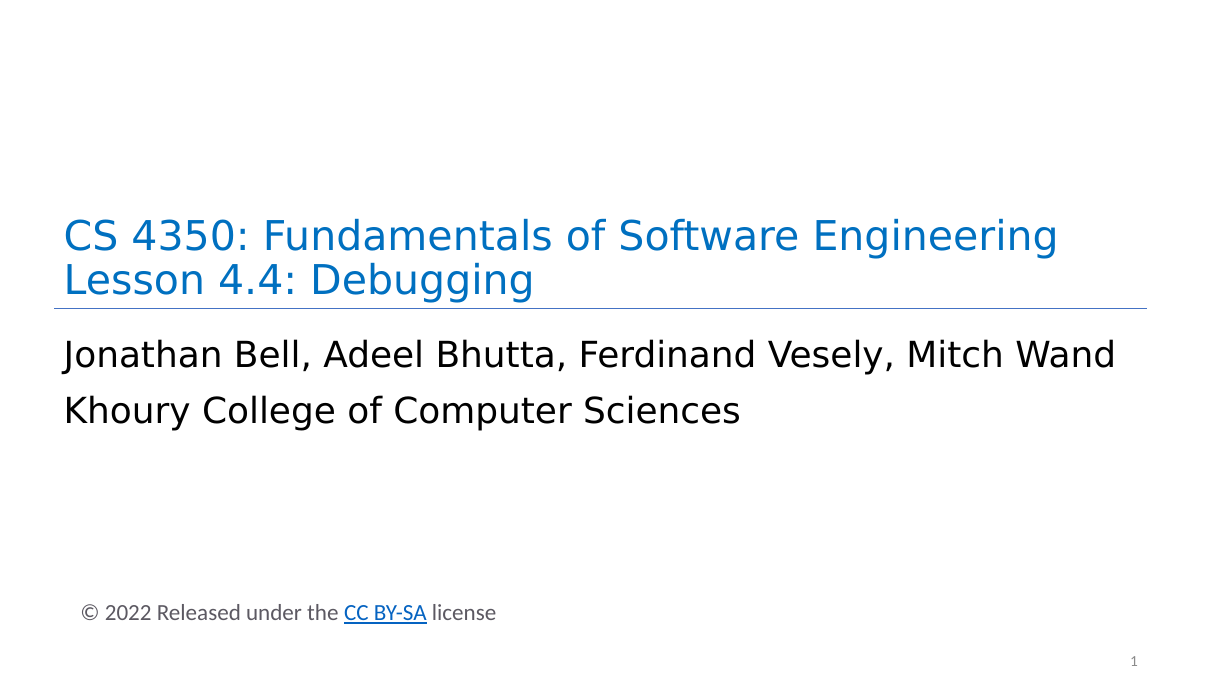
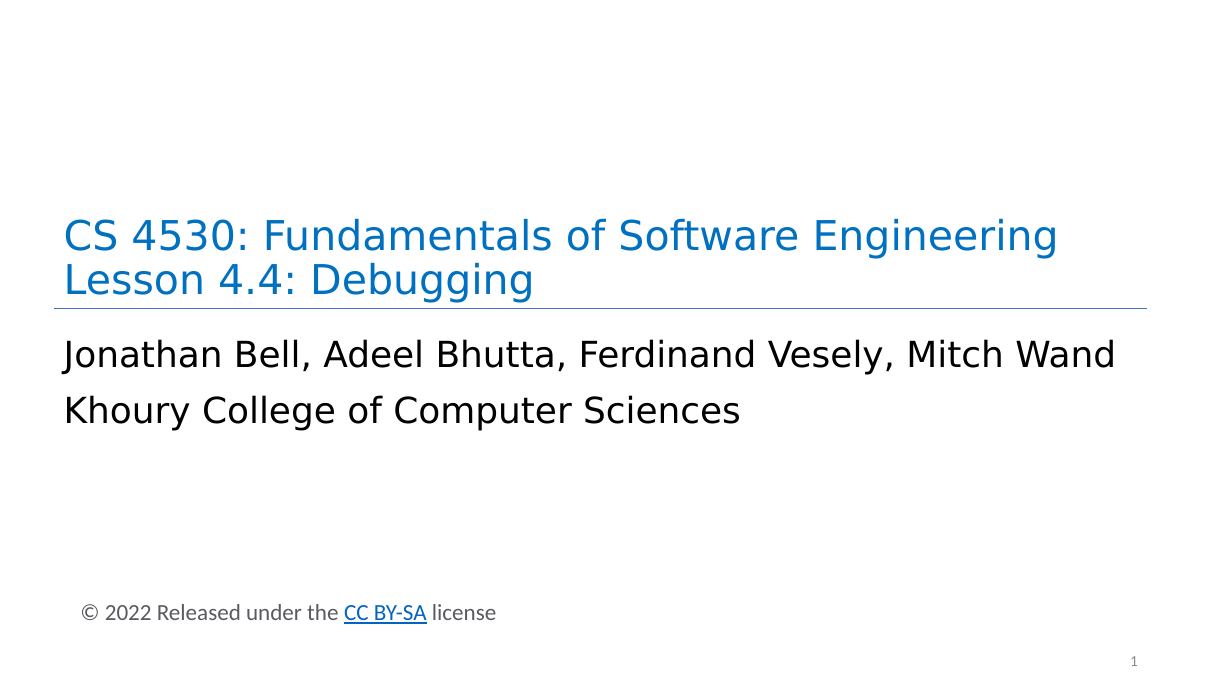
Before and after one commit to neu-se/CS4530-Spring-2022, a slide deck: slide 1 of Slides/Lesson 4.4 Debugging.pptx. Drawn at 1232x693 pixels with LibreOffice and Linux fonts; fonts in the diff are those of the drawing. Boxes give left, top, right and bottom in pixels: in the first picture for what was removed or moved away, otherwise in the second. Text is boxed around its words. In the diff, an @@ line names an element or a change of style, - is before the commit and + after.

```diff
--- a/Slides/Lesson 4.4 Debugging.pptx
+++ b/Slides/Lesson 4.4 Debugging.pptx
@@ title at (64, 218, 1059, 303): text changed @@
-CS 4350: Fundamentals of Software Engineering
-Lesson 4.4: Debugging
+CS 4530: Fundamentals of Software Engineering
+Lesson 4.4: Debugging
```
Also in this commit, not shown: 24 other files.
